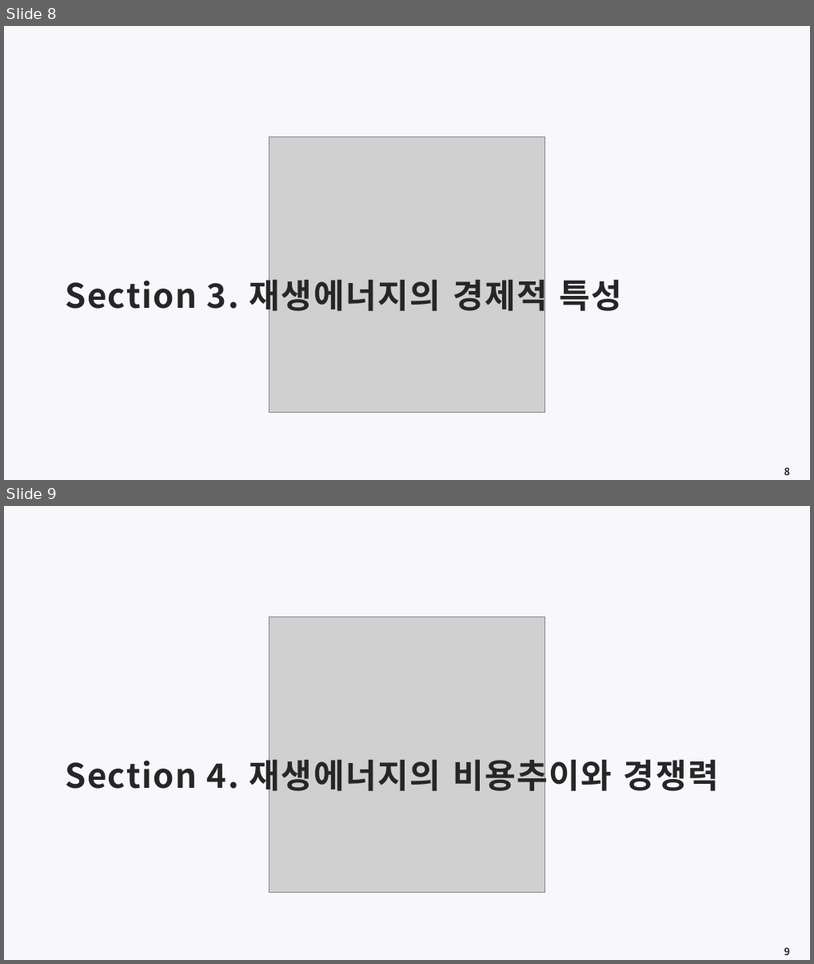
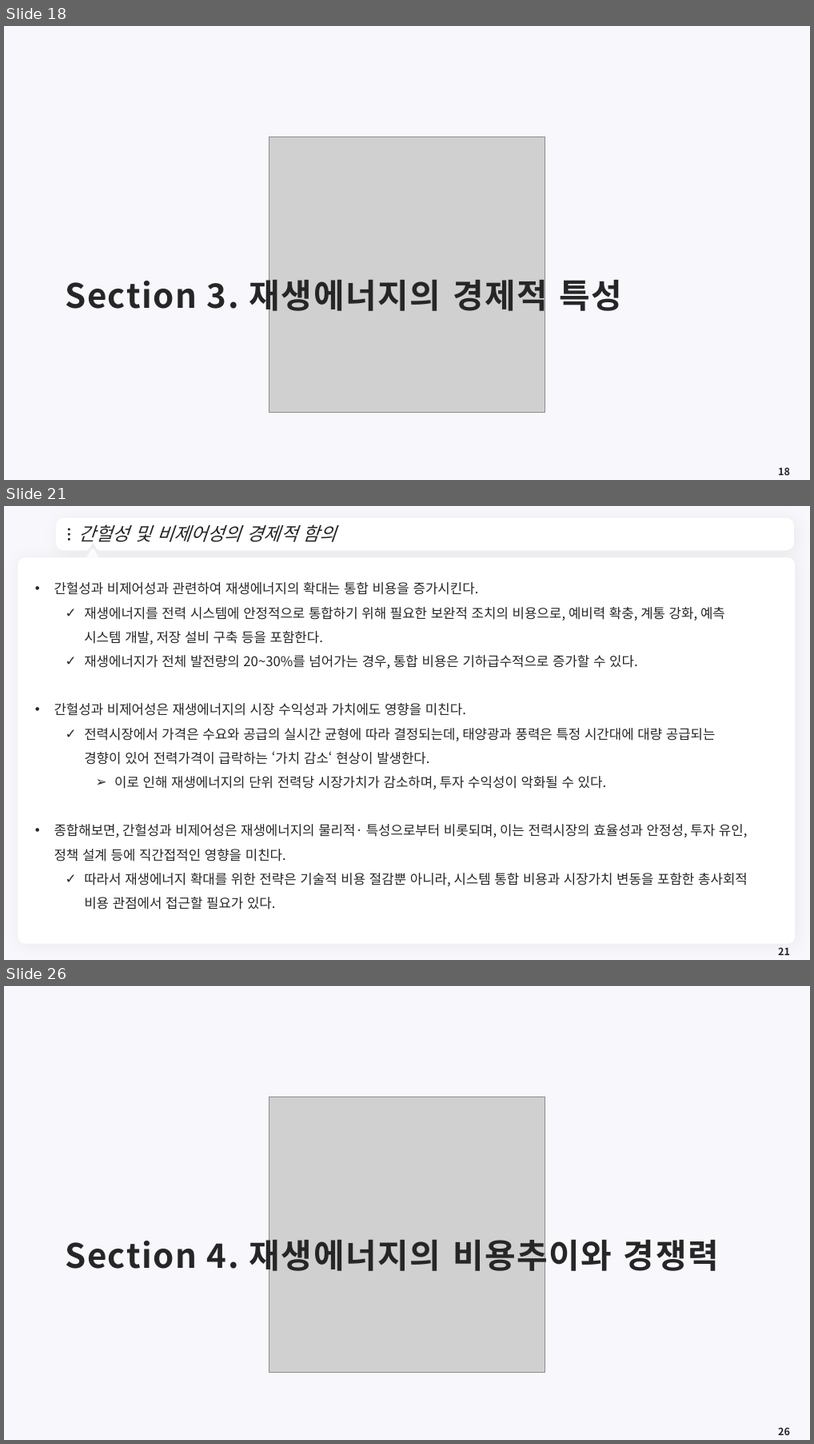
Before and after one commit to meandthey/Teaching, a slide deck: 에너지경제학/자원에너지경제학_Chapter_6 (재생에너지).pptx. Shown one above the other, each under a label of ours: slides 8 and 9 before the commit, slides 18, 21 and 26 after it; the slides between them are not shown. The pictures are 814x964 and 814x1444 pixels, drawn with LibreOffice and Linux fonts; fonts in the diff are those of the drawing; grey boxes stand for pictures; background and template pictures are left out. Boxes give left, top, right and bottom in pixels: in the first picture for what was removed or moved away, otherwise in the second. Text is boxed around its words. In the diff, an @@ line names an element or a change of style, - is before the commit and + after.

```diff
--- a/에너지경제학/자원에너지경제학_Chapter_6 (재생에너지).pptx
+++ b/에너지경제학/자원에너지경제학_Chapter_6 (재생에너지).pptx
@@ slide 21 added at (x1=4, y1=506, x2=810, y2=960), background #F8F7FC @@
@@ freeform shape added at (x1=59, y1=521, x2=792, y2=548), fill #FFFFFF, outline #FFFFFF 7.25 pt @@
@@ ellipse added at (x1=68, y1=528, x2=70, y2=531), fill #262626 @@
@@ title added at (x1=78, y1=524, x2=337, y2=542), 22 pt, text #262626, italic @@
+간헐성 및 비제어성의 경제적 함의
@@ ellipse added at (x1=68, y1=533, x2=70, y2=536), fill #262626 @@
@@ ellipse added at (x1=68, y1=538, x2=70, y2=540), fill #262626 @@
@@ triangle added at (x1=86, y1=550, x2=99, y2=562), fill #FFFFFF, outline #FFFFFF 3.75 pt @@
@@ freeform shape added at (x1=775, y1=530, x2=782, y2=540), fill #FFFFFF @@
@@ rounded rectangle added at (x1=18, y1=557, x2=796, y2=944), fill #FFFFFF @@
@@ text added at (x1=54, y1=582, x2=748, y2=909), 16 pt, text #262626 @@
+• 간헐성과 비제어성과 관련하여 재생에너지의 확대는 통합 비용을 증가시킨다.
+  ✓ 재생에너지를 전력 시스템에 안정적으로 통합하기 위해 필요한 보완적 조치의 비용으로, 예비력 확충, 계통 강화, 예측 시스템 개발, 저장 설비 구축 등을 포함한다.
+  ✓ 재생에너지가 전체 발전량의 20~30%를 넘어가는 경우, 통합 비용은 기하급수적으로 증가할 수 있다.
+• 간헐성과 비제어성은 재생에너지의 시장 수익성과 가치에도 영향을 미친다.
+  ✓ 전력시장에서 가격은 수요와 공급의 실시간 균형에 따라 결정되는데, 태양광과 풍력은 특정 시간대에 대량 공급되는 경향이 있어 전력가격이 급락하는 ‘가치 감소‘ 현상이 발생한다.
+    ➢ 이로 인해 재생에너지의 단위 전력당 시장가치가 감소하며, 투자 수익성이 악화될 수 있다.
+• 종합해보면, 간헐성과 비제어성은 재생에너지의 물리적· 특성으로부터 비롯되며, 이는 전력시장의 효율성과 안정성, 투자 유인, 정책 설계 등에 직간접적인 영향을 미친다.
+  ✓ 따라서 재생에너지 확대를 위한 전략은 기술적 비용 절감뿐 아니라, 시스템 통합 비용과 시장가치 변동을 포함한 총사회적 비용 관점에서 접근할 필요가 있다.
@@ page number added at (x1=778, y1=947, x2=790, y2=955), 12 pt, text #262626, bold @@
+21
@@ what was slide 8 is now slide 18 @@
@@ page number at (x1=778, y1=467, x2=790, y2=475): text changed @@
-8
+18
@@ what was slide 9 is now slide 26 @@
@@ page number at (x1=778, y1=1427, x2=790, y2=1435): text changed @@
-9
+26
```
Also in this commit, not shown: 3 slides changed, 22 other slides added.
